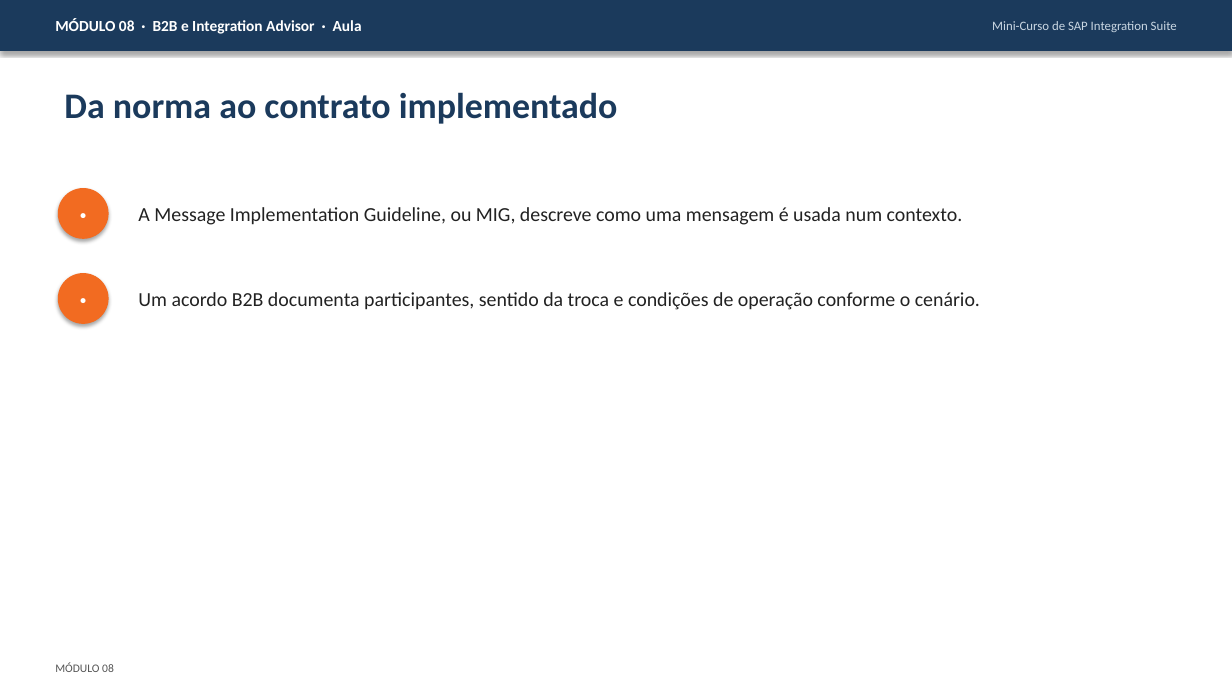
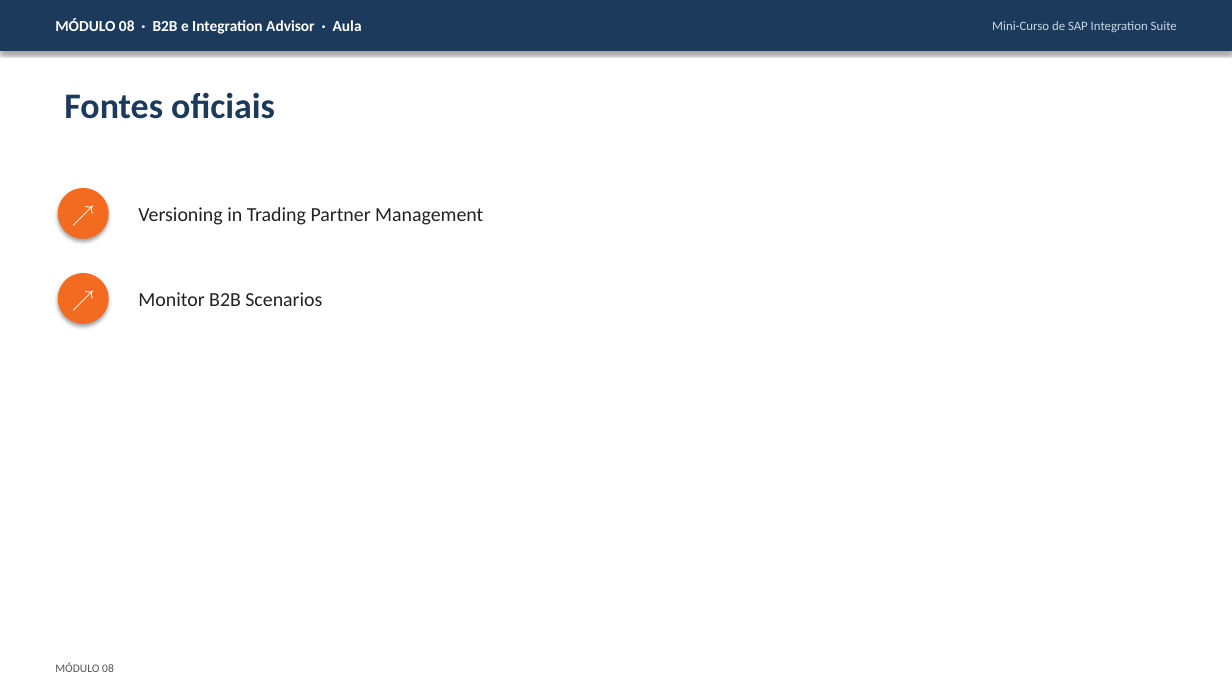
Before and after one commit to AdrianoHebreu/estudos, a slide deck: slide 36 of Integration_suite_studies/08-B2B-Integration-Advisor/08-B2B-Integration-Advisor.pptx (slide 4 before the commit). Drawn at 1232x693 pixels with LibreOffice and Linux fonts; fonts in the diff are those of the drawing. Boxes give left, top, right and bottom in pixels: in the first picture for what was removed or moved away, otherwise in the second. Text is boxed around its words. In the diff, an @@ line names an element or a change of style, - is before the commit and + after.

Commit message:
Aprofundar o curso de Integration Suite a partir da documentação oficial SAP (módulos 00 a 12, exercícios com níveis)
Módulos 00 e 02 a 12 reescritos com rótulos Documentado, Observado e Por testar; módulo 01 com observações do tenant; exercícios 1 a 34 e soluções com níveis; Office regenerado; ESTADO e READMEs atualizados (atribuição CC-BY 4.0).

```diff
--- a/Integration_suite_studies/08-B2B-Integration-Advisor/08-B2B-Integration-Advisor.pptx
+++ b/Integration_suite_studies/08-B2B-Integration-Advisor/08-B2B-Integration-Advisor.pptx
@@ text at (x1=64, y1=92, x2=275, y2=119): text changed @@
-Da norma ao contrato implementado
+Fontes oficiais
@@ text in ellipse at (x1=57, y1=189, x2=108, y2=239): text changed @@
-•
+↗
@@ text at (x1=138, y1=207, x2=483, y2=225): text changed @@
-A Message Implementation Guideline, ou MIG, descreve como uma mensagem é usada num contexto.
+Versioning in Trading Partner Management
@@ text in ellipse at (x1=57, y1=274, x2=108, y2=324): text changed @@
-•
+↗
@@ text at (x1=138, y1=292, x2=322, y2=306): text changed @@
-Um acordo B2B documenta participantes, sentido da troca e condições de operação conforme o cenário.
+Monitor B2B Scenarios
```
Also in this commit, not shown: 8 other slides changed, 26 slides added, 47 other files.
